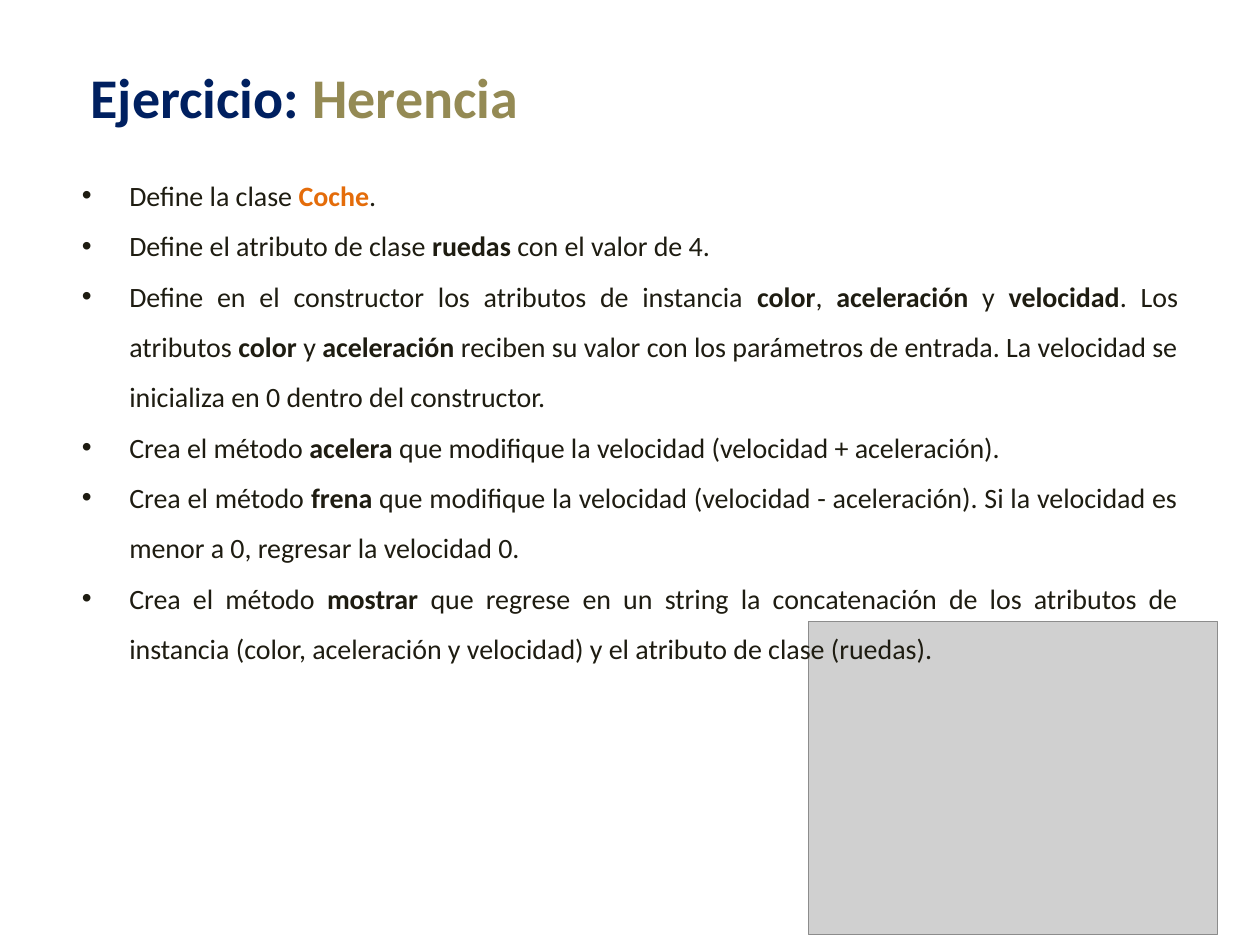
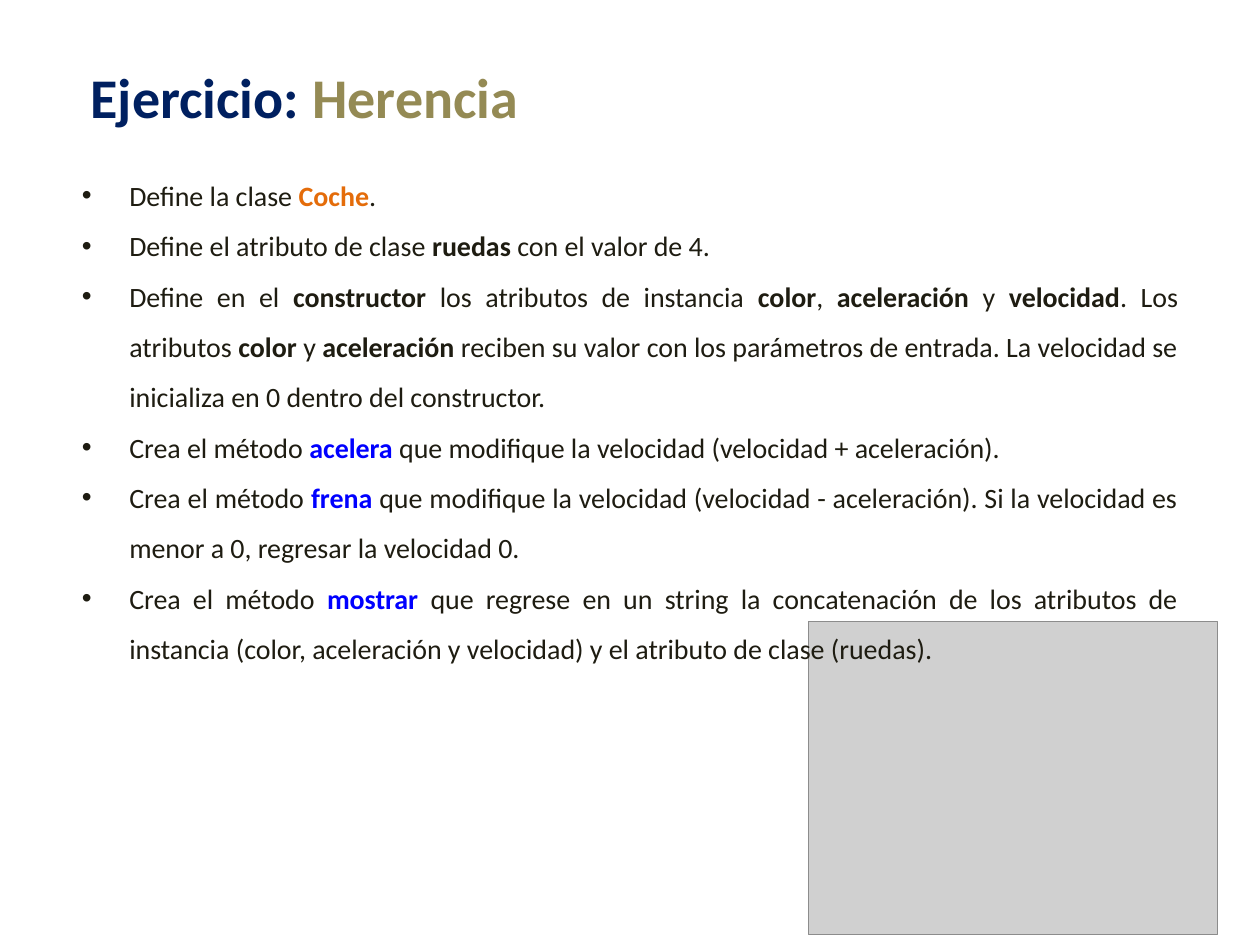
Before and after one commit to lizetheP/Analitica, a slide deck: slide 11 of Calendario2023/presentaciones/16_POO_Herencia.pptx. Drawn at 1260x945 pixels with LibreOffice and Linux fonts; fonts in the diff are those of the drawing; grey boxes stand for pictures. Boxes give left, top, right and bottom in pixels: in the first picture for what was removed or moved away, otherwise in the second. Text is boxed around its words. In the diff, an @@ line names an element or a change of style, - is before the commit and + after.

```diff
--- a/Calendario2023/presentaciones/16_POO_Herencia.pptx
+++ b/Calendario2023/presentaciones/16_POO_Herencia.pptx
@@ text at <box>129,287,1178,666</box>: bold on in "constructor"; text colour #1E1C11 to #0000FF in "acelera", "frena", "mostrar" @@
```
Also in this commit, not shown: 8 other slides changed, 10 other files.
